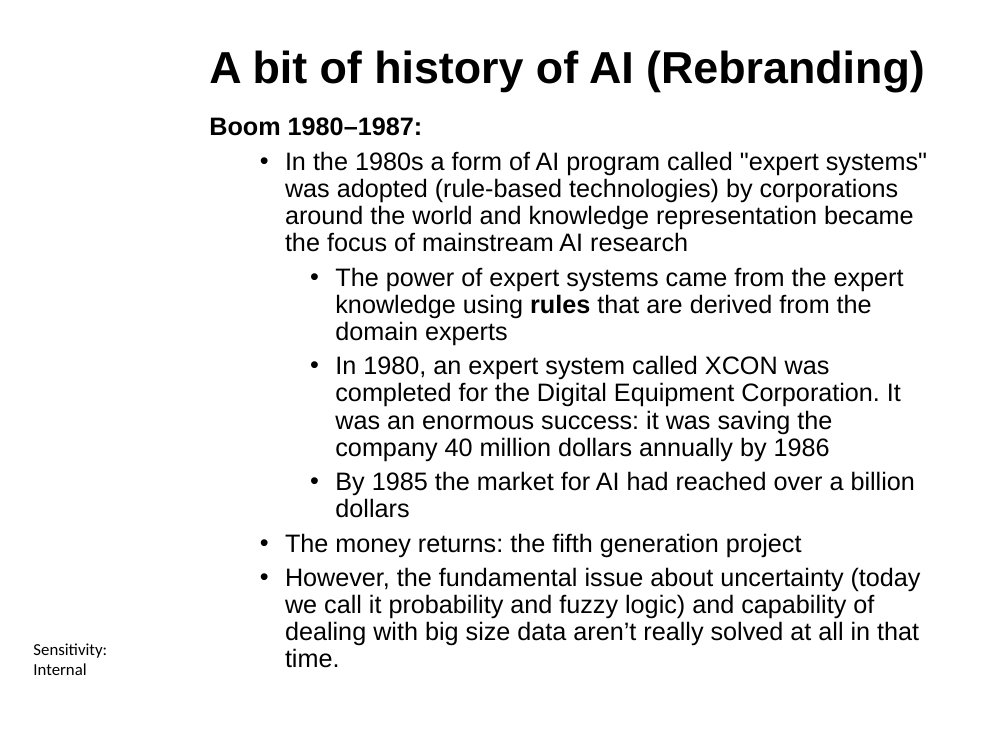
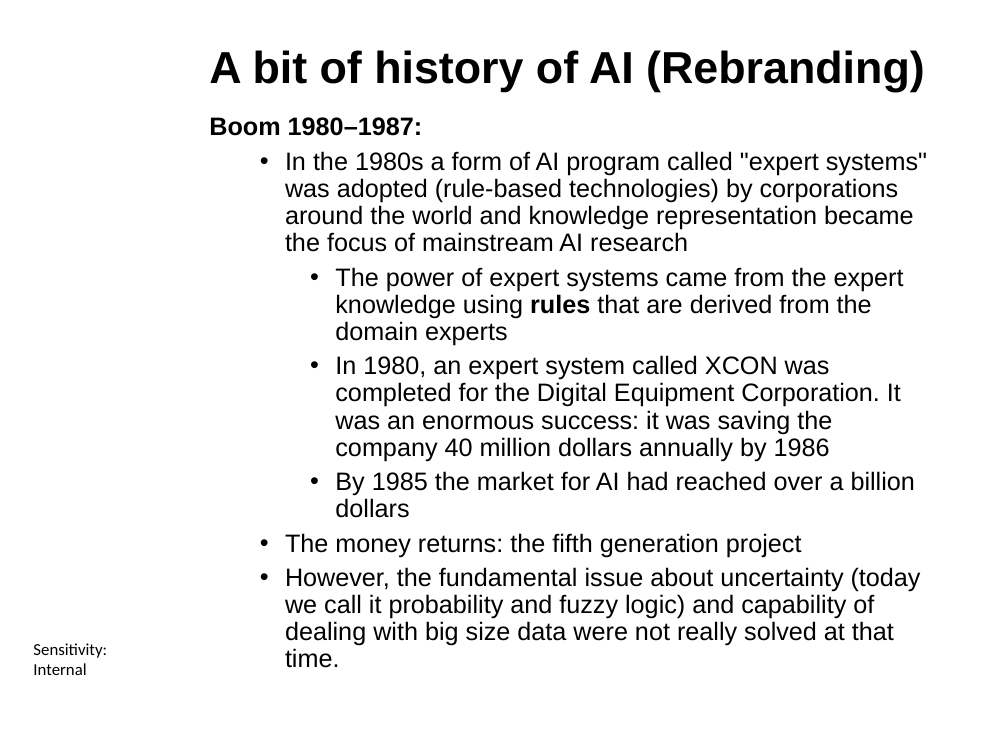
Before and after one commit to ctsallis/frontiers_in_ai_and_data_science, a slide deck: slide 26 of content/Lectures/Semester 1/Week 1/1 Lecture/1.1 Introduction to Frontiers in AI and Data Science (Lecture).pptx. Drawn at 1008x756 pixels with LibreOffice and Linux fonts; fonts in the diff are those of the drawing; background and template pictures are left out. Boxes give left, top, right and bottom in pixels: in the first picture for what was removed or moved away, otherwise in the second. Text is boxed around its words. In the diff, an @@ line names an element or a change of style, - is before the commit and + after.

```diff
--- a/content/Lectures/Semester 1/Week 1/1 Lecture/1.1 Introduction to Frontiers in AI and Data Science (Lecture).pptx
+++ b/content/Lectures/Semester 1/Week 1/1 Lecture/1.1 Introduction to Frontiers in AI and Data Science (Lecture).pptx
@@ text at (x1=285, y1=567, x2=921, y2=668): text changed @@
-  • However, the fundamental issue about uncertainty (today we call it probability and fuzzy logic) and capability of dealing with big size data aren’t really solved at all in that time.
+  • However, the fundamental issue about uncertainty (today we call it probability and fuzzy logic) and capability of dealing with big size data were not really solved at that time.
```
Also in this commit, not shown: 11 other slides changed, 2 other files.
